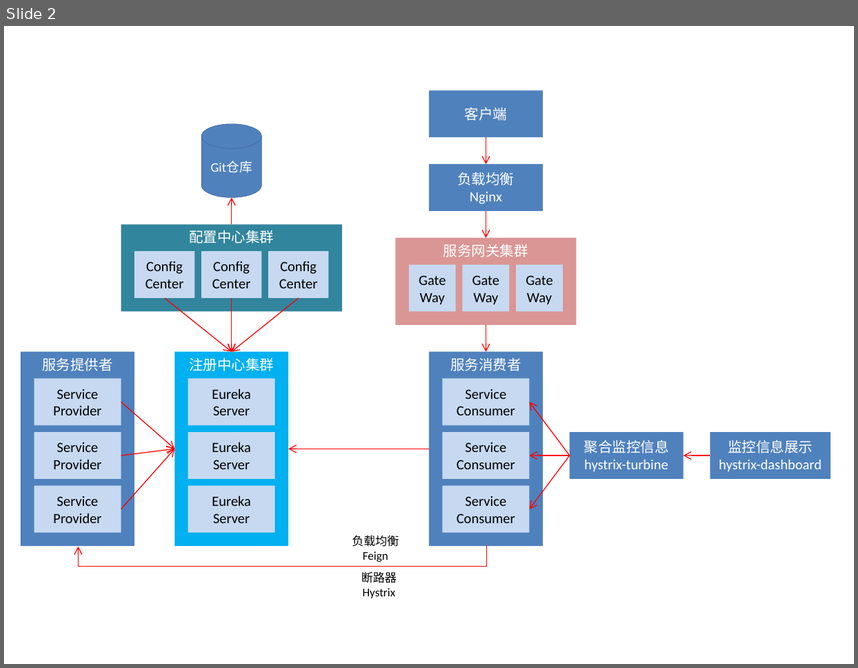
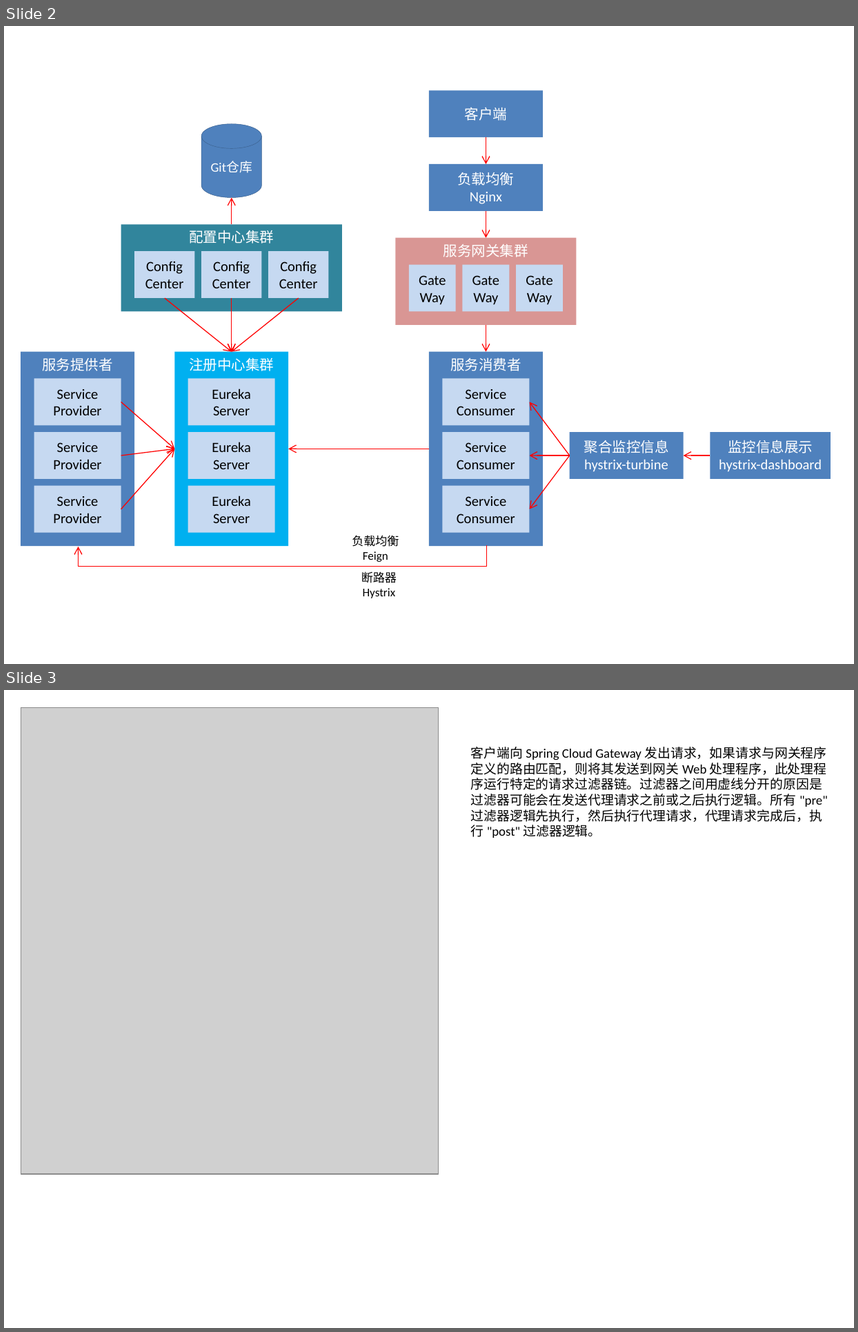
Before and after one commit to chenjuwen/springcloud, a slide deck: doc/架构图.pptx. Shown one above the other, each under a label of ours: slide 2 before the commit, slides 2 and 3 after it. The pictures are 858x668 and 858x1332 pixels, drawn with LibreOffice and Linux fonts; fonts in the diff are those of the drawing; grey boxes stand for pictures. Boxes give left, top, right and bottom in pixels: in the first picture for what was removed or moved away, otherwise in the second. Text is boxed around its words. In the diff, an @@ line names an element or a change of style, - is before the commit and + after.

```diff
--- a/doc/架构图.pptx
+++ b/doc/架构图.pptx
@@ slide 3 added at [4,690,854,1328], background #FFFFFF @@
@@ picture added at [21,708,439,1174] @@
@@ text added at [471,747,828,838], 11 pt, text #000000 @@
+客户端向 Spring Cloud Gateway 发出请求，如果请求与网关程序定义的路由匹配，则将其发送到网关 Web 处理程序，此处理程序运行特定的请求过滤器链。过滤器之间用虚线分开的原因是过滤器可能会在发送代理请求之前或之后执行逻辑。所有 "pre" 过滤器逻辑先执行，然后执行代理请求，代理请求完成后，执行 "post" 过滤器逻辑。
```
Also in this commit, not shown: 3 other files.
